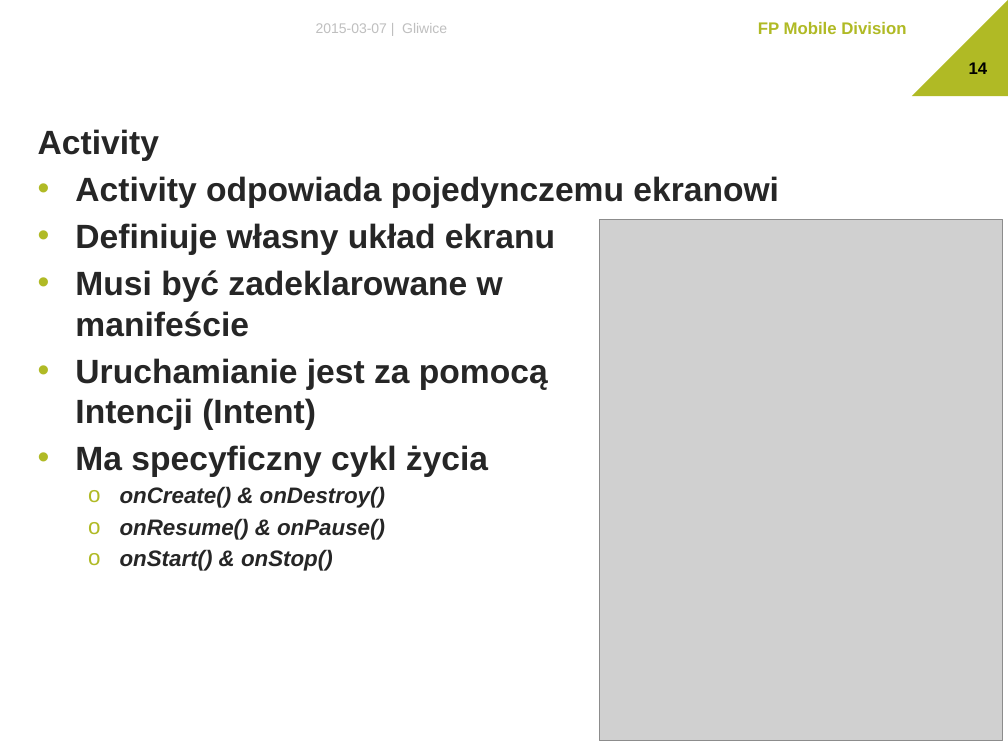
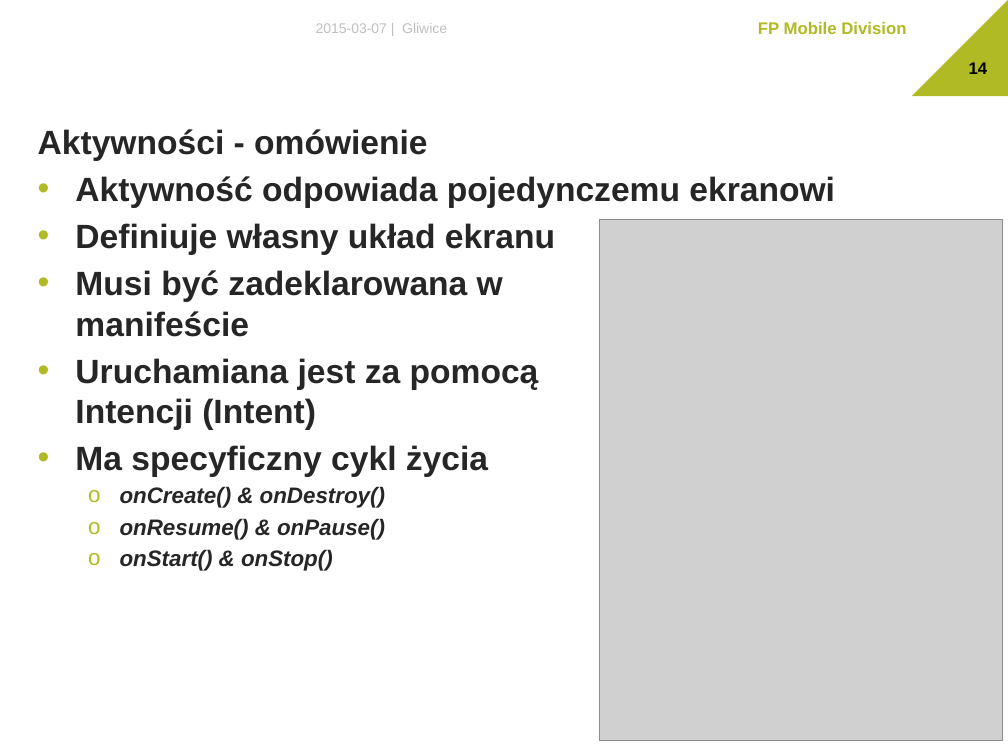
Before and after one commit to The-Lizard-Project/android-basics, a slide deck: slide 14 of Dokumenty/Presentation.pptx. Drawn at 1008x756 pixels with LibreOffice and Linux fonts; fonts in the diff are those of the drawing; grey boxes stand for pictures; background and template pictures are left out. Boxes give left, top, right and bottom in pixels: in the first picture for what was removed or moved away, otherwise in the second. Text is boxed around its words. In the diff, an @@ line names an element or a change of style, - is before the commit and + after.

```diff
--- a/Dokumenty/Presentation.pptx
+++ b/Dokumenty/Presentation.pptx
@@ text at (38,129,835,208): text changed @@
-Activity
-• Activity odpowiada pojedynczemu ekranowi
+Aktywności - omówienie
+• Aktywność odpowiada pojedynczemu ekranowi
@@ text at (75,270,539,430): text changed @@
-• Musi być zadeklarowane w
-  manifeście
-• Uruchamianie jest za pomocą
-  Intencji (Intent)
+• Musi być zadeklarowana w
+  manifeście
+• Uruchamiana jest za pomocą
+  Intencji (Intent)
```
Also in this commit, not shown: 6 other slides changed, 2 other files.
